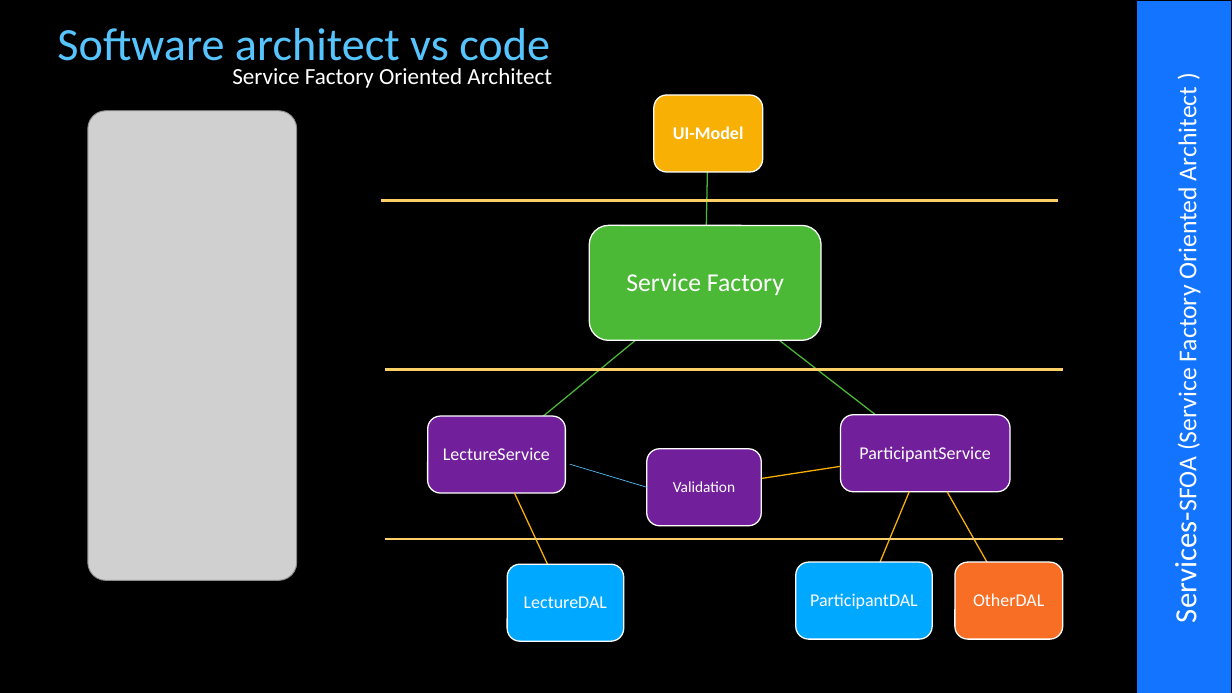
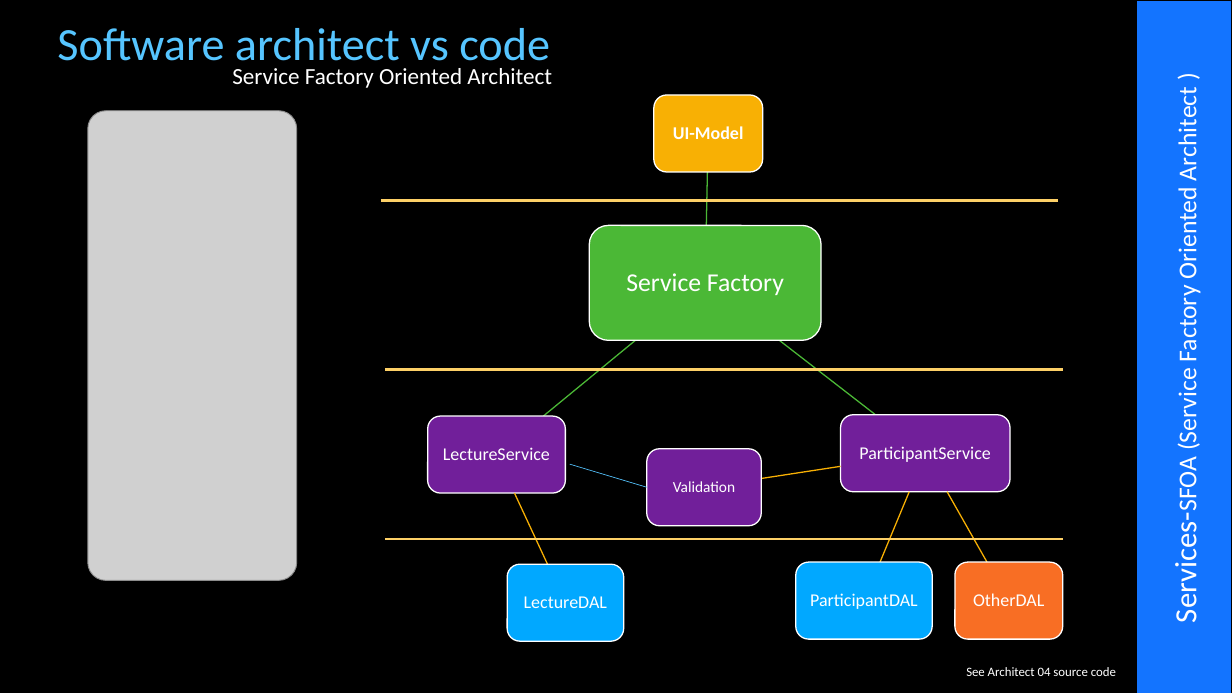
Before and after one commit to cfclick/CFSummit2016, a slide deck: slide 30 of powerpoint/architect/Architectural Perspective for ColdFusion Applications.pptx. Drawn at 1232x693 pixels with LibreOffice and Linux fonts; fonts in the diff are those of the drawing; grey boxes stand for pictures; background and template pictures are left out. Boxes give left, top, right and bottom in pixels: in the first picture for what was removed or moved away, otherwise in the second. Text is boxed around its words. In the diff, an @@ line names an element or a change of style, - is before the commit and + after.

Commit message:
update power point/ update architect 05

```diff
--- a/powerpoint/architect/Architectural Perspective for ColdFusion Applications.pptx
+++ b/powerpoint/architect/Architectural Perspective for ColdFusion Applications.pptx
@@ text added at (x1=966, y1=667, x2=1116, y2=676), 10 pt, text #FFFFFF @@
+See Architect 04 source code
```
Also in this commit, not shown: 4 other slides changed, 2 other files.
